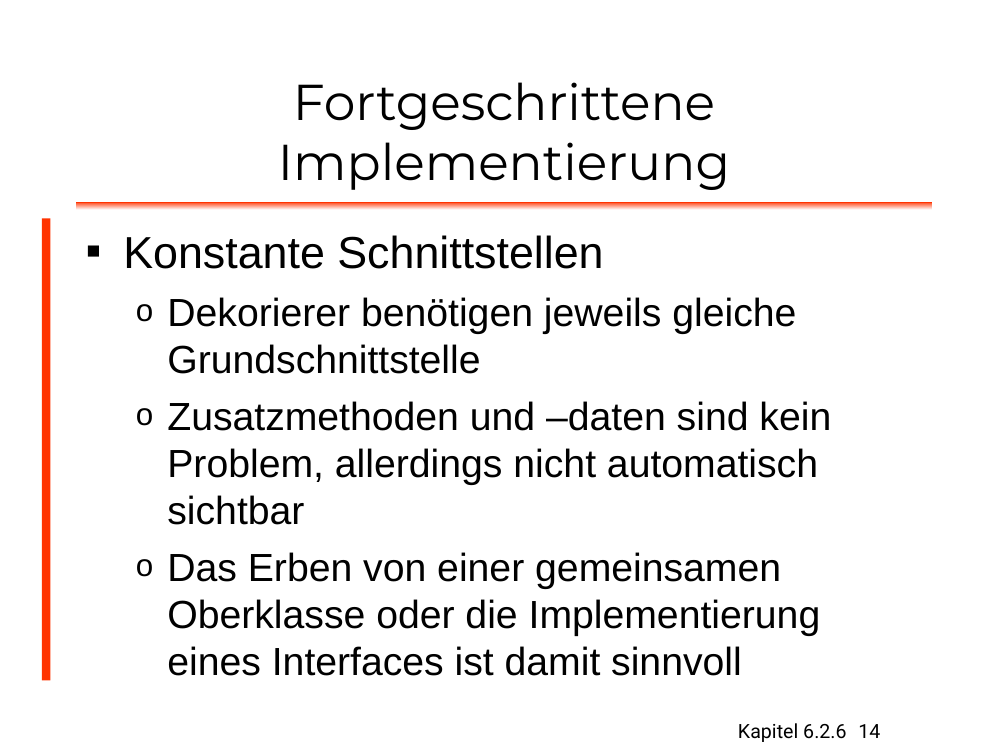
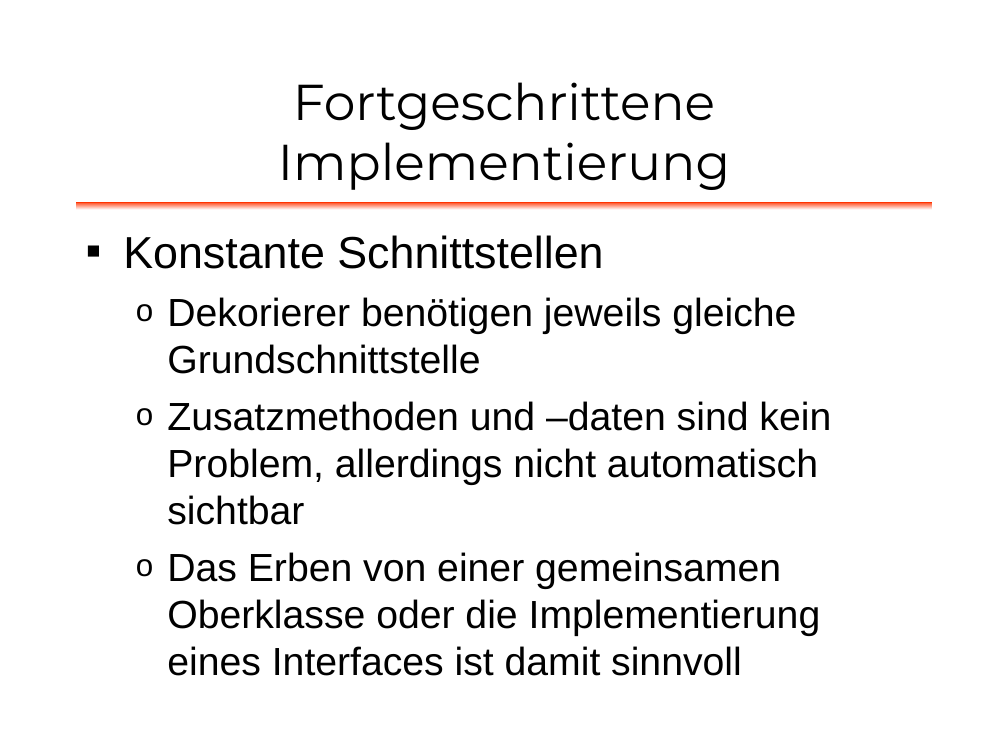
Before and after one commit to dlindner/vorlesung-se2-dhbw, a slide deck: slide 14 of added_2003/Entwurfsmuster/Entwurfsmuster Dekorierer.odp. Drawn at 1008x756 pixels with LibreOffice and Linux fonts; fonts in the diff are those of the drawing; background and template pictures are left out. Boxes give left, top, right and bottom in pixels: in the first picture for what was removed or moved away, otherwise in the second. Text is boxed around its words. In the diff, an @@ line names an element or a change of style, - is before the commit and + after.

```diff
--- a/added_2003/Entwurfsmuster/Entwurfsmuster Dekorierer.odp
+++ b/added_2003/Entwurfsmuster/Entwurfsmuster Dekorierer.odp
@@ rectangle removed at [42,219,50,680] @@
@@ text removed at [738,723,846,742] @@
-Kapitel 6.2.6
@@ page number removed at [858,724,880,738] @@
-14
```
Also in this commit, not shown: 15 other slides changed.
